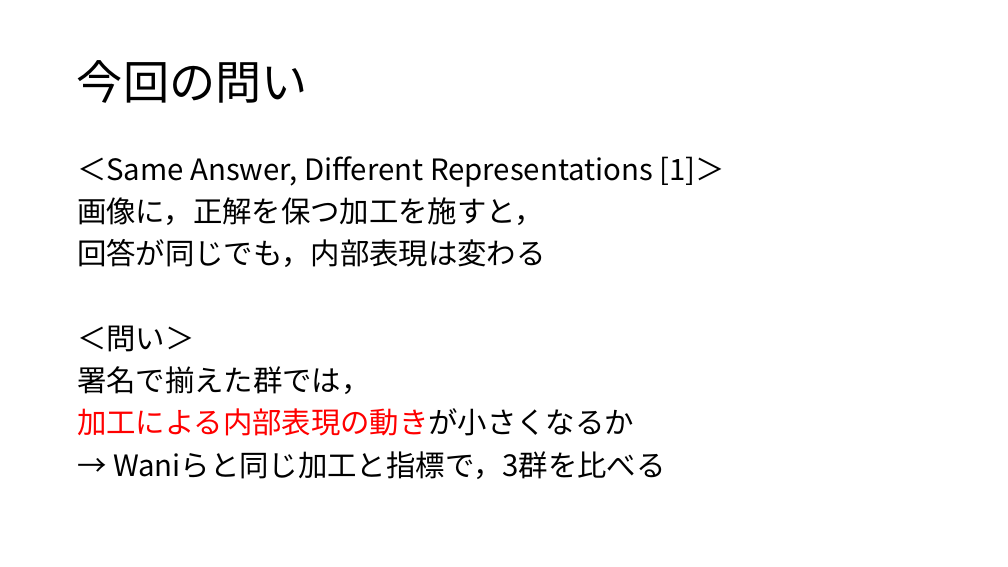
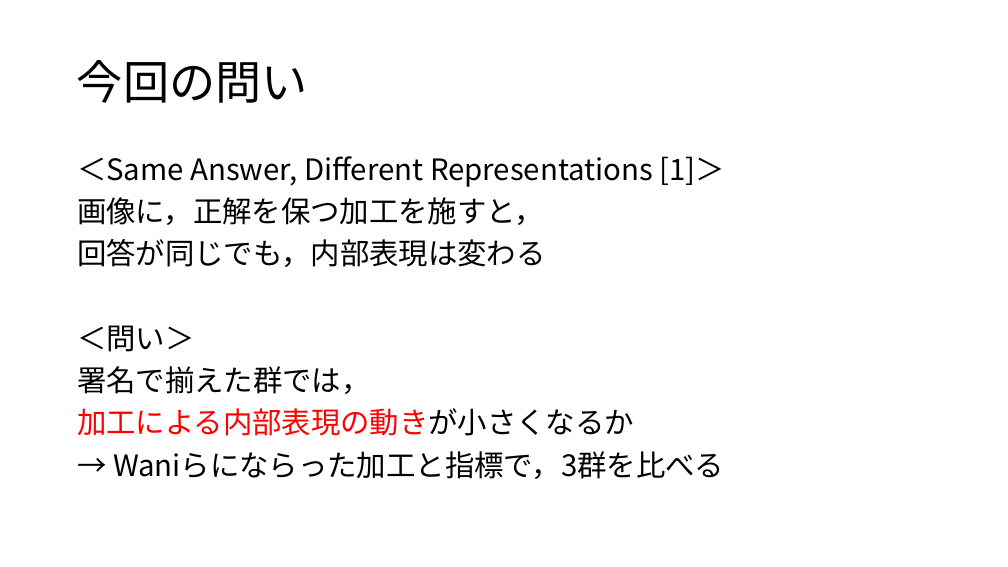
Before and after one commit to tomoking2004/cotar, a slide deck: slide 4 of presentations/20261030_進捗報告.pptx. Drawn at 1008x567 pixels with LibreOffice and Linux fonts; fonts in the diff are those of the drawing. Boxes give left, top, right and bottom in pixels: in the first picture for what was removed or moved away, otherwise in the second. Text is boxed around its words. In the diff, an @@ line names an element or a change of style, - is before the commit and + after.

```diff
--- a/presentations/20261030_進捗報告.pptx
+++ b/presentations/20261030_進捗報告.pptx
@@ text at box(113, 451, 724, 479): text changed @@
-→ Waniらと同じ加工と指標で，3群を比べる
+→ Waniらにならった加工と指標で，3群を比べる
```
Also in this commit, not shown: 3 other slides changed, 1 other file.
